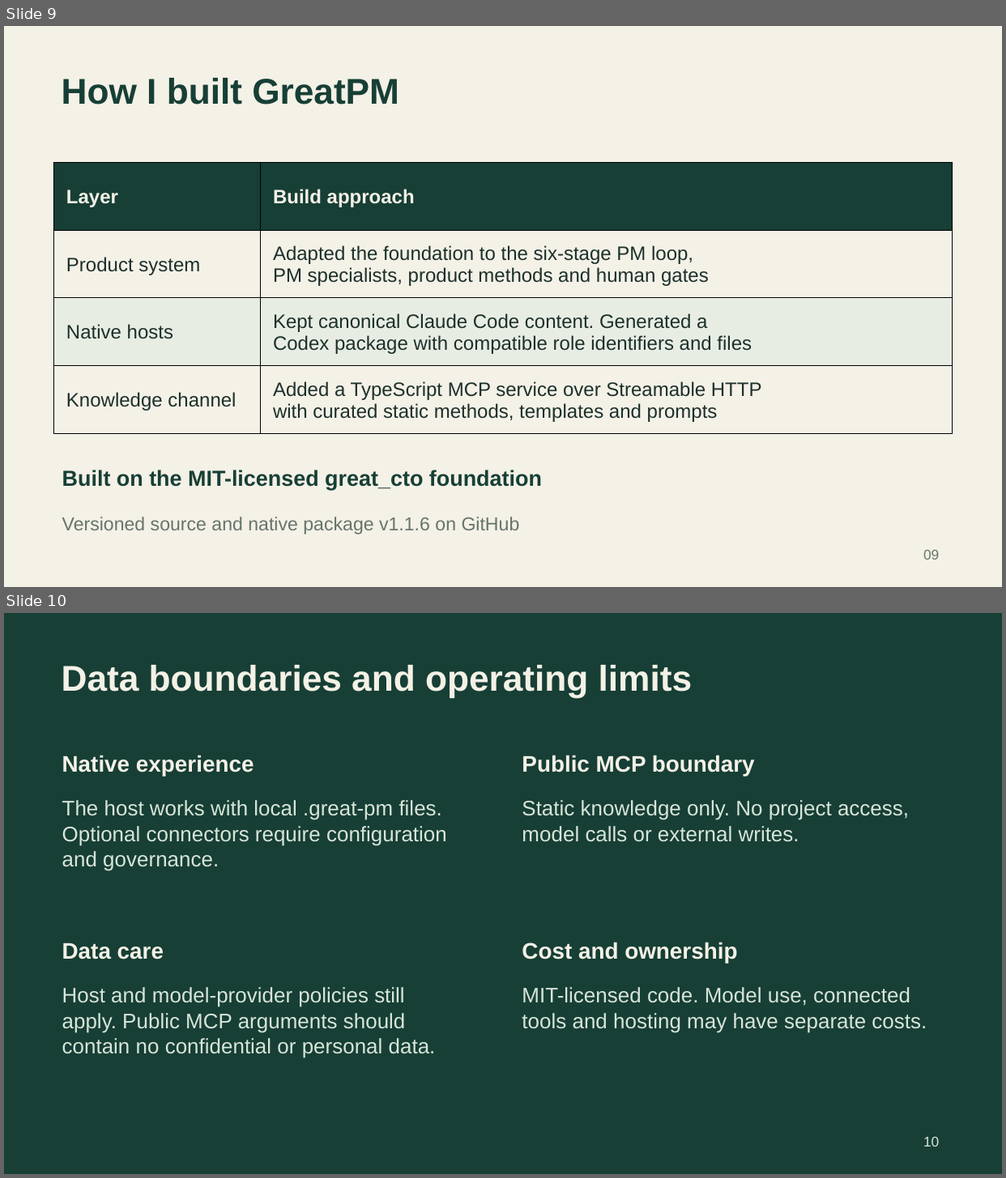
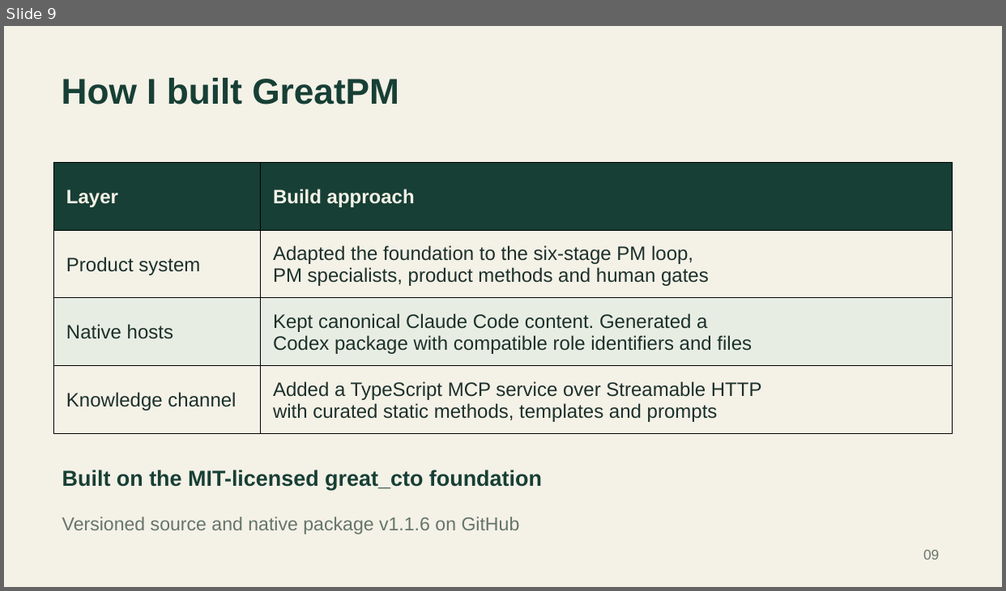
Before and after one commit to VandanaAjayDubey111/great-pm, a slide deck: docs/submission/Assignment 4 - Vandana Ajay Dubey C51.pptx. Shown one above the other, each under a label of ours: slides 9 and 10 before the commit, slide 9 after it. The pictures are 1006x1178 and 1006x591 pixels, drawn with LibreOffice and Linux fonts; fonts in the diff are those of the drawing. Boxes give left, top, right and bottom in pixels: in the first picture for what was removed or moved away, otherwise in the second. Text is boxed around its words. In the diff, an @@ line names an element or a change of style, - is before the commit and + after.

Commit message:
Remove requested slides from GreatPM submission deck

```diff
--- a/docs/submission/Assignment 4 - Vandana Ajay Dubey C51.pptx
+++ b/docs/submission/Assignment 4 - Vandana Ajay Dubey C51.pptx
@@ slide 10 removed at <box>4,613,1002,1174</box>, background #173F35 @@
@@ text removed at <box>62,665,692,698</box> @@
-Data boundaries and operating limits
@@ text removed at <box>62,755,254,777</box> @@
-Native experience
@@ text removed at <box>522,755,755,777</box> @@
-Public MCP boundary
@@ text removed at <box>62,800,447,871</box> @@
-The host works with local .great-pm files. Optional connectors require configuration and governance.
@@ text removed at <box>522,800,909,842</box> @@
-Static knowledge only. No project access, model calls or external writes.
@@ text removed at <box>62,943,164,960</box> @@
-Data care
@@ text removed at <box>522,942,737,964</box> @@
-Cost and ownership
@@ text removed at <box>62,987,436,1059</box> @@
-Host and model-provider policies still apply. Public MCP arguments should contain no confidential or personal data.
@@ text removed at <box>522,987,927,1033</box> @@
-MIT-licensed code. Model use, connected tools and hosting may have separate costs.
@@ text removed at <box>923,1137,939,1147</box> @@
-10
```
Also in this commit, not shown: 1 slide changed, 2 other slides removed, 2 other files.
